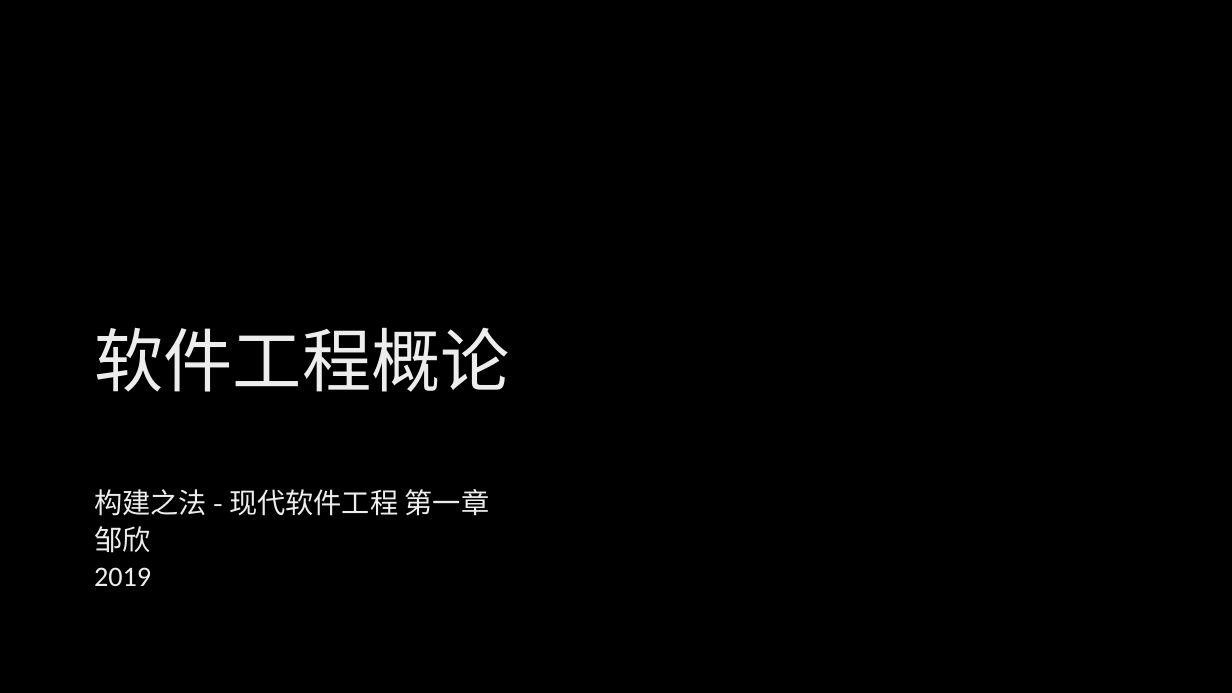
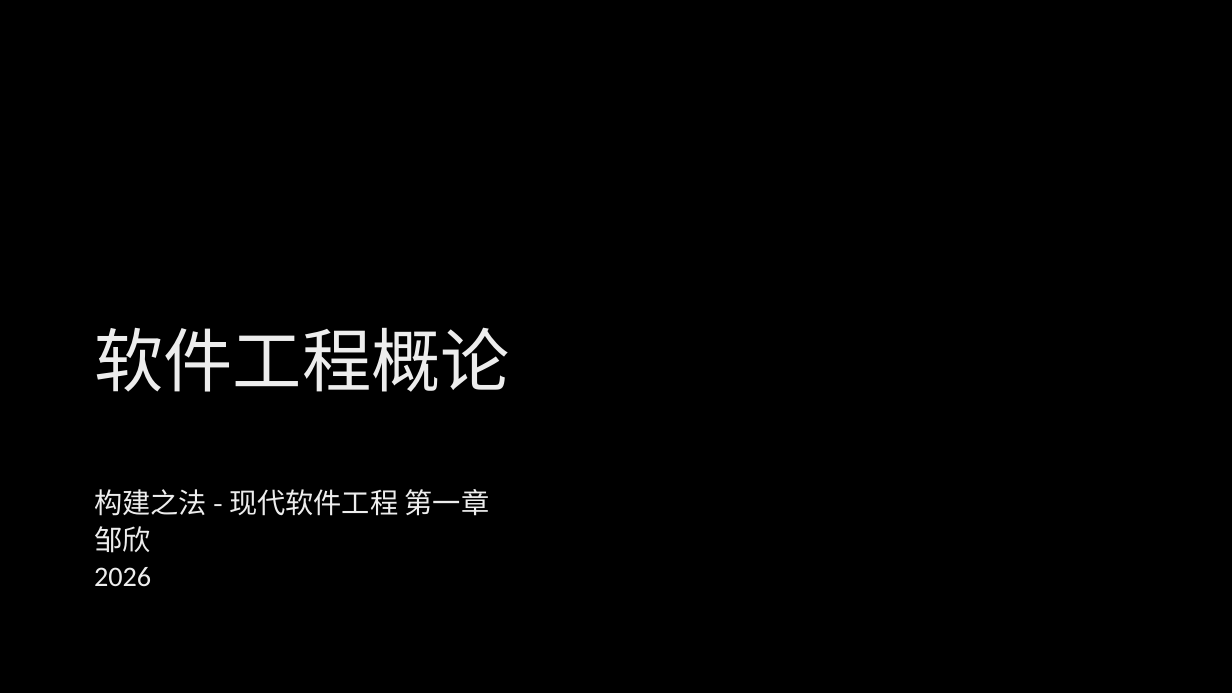
Before and after one commit to xinase/ASE, a slide deck: slide 1 of chapter01/ASE_1_SoftwareEngineering.pptx. Drawn at 1232x693 pixels with LibreOffice and Linux fonts; fonts in the diff are those of the drawing; background and template pictures are left out. Boxes give left, top, right and bottom in pixels: in the first picture for what was removed or moved away, otherwise in the second. Text is boxed around its words. In the diff, an @@ line names an element or a change of style, - is before the commit and + after.

Commit message:
modified:   chapter01/ASE_1_SoftwareEngineering.pptx 	modified:   chapter01/ASE_1_intro.pptx

```diff
--- a/chapter01/ASE_1_SoftwareEngineering.pptx
+++ b/chapter01/ASE_1_SoftwareEngineering.pptx
@@ text at box(94, 567, 151, 586): text changed @@
-2019
+2026
```
